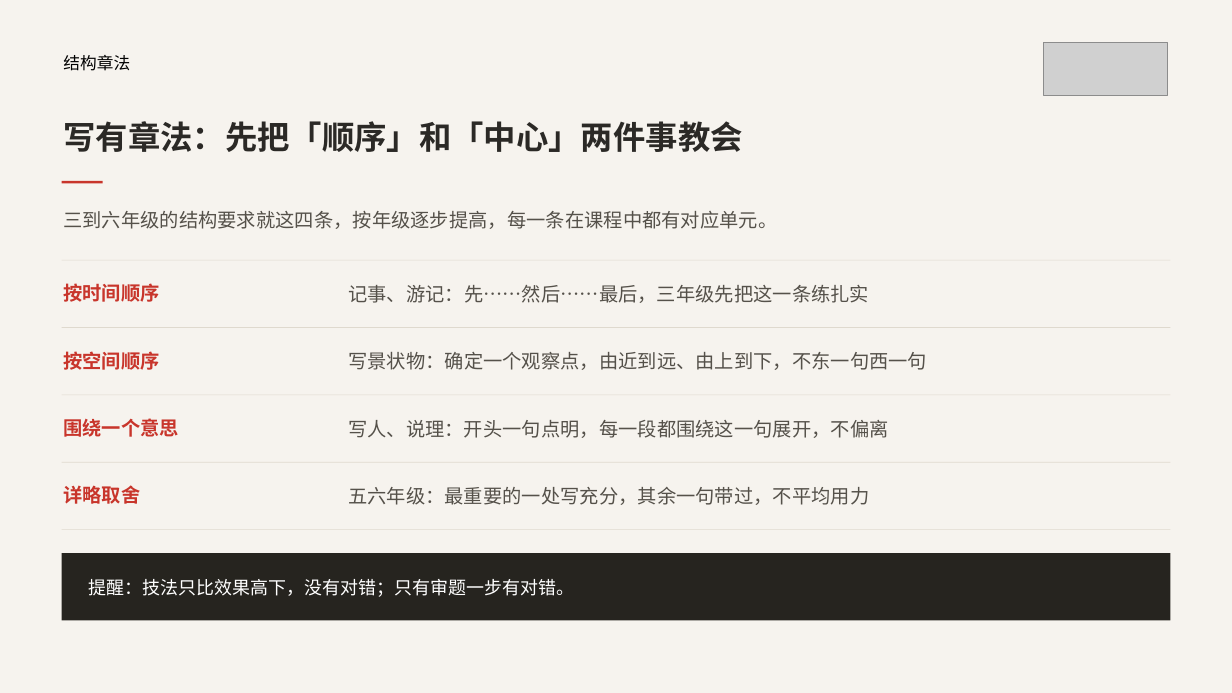
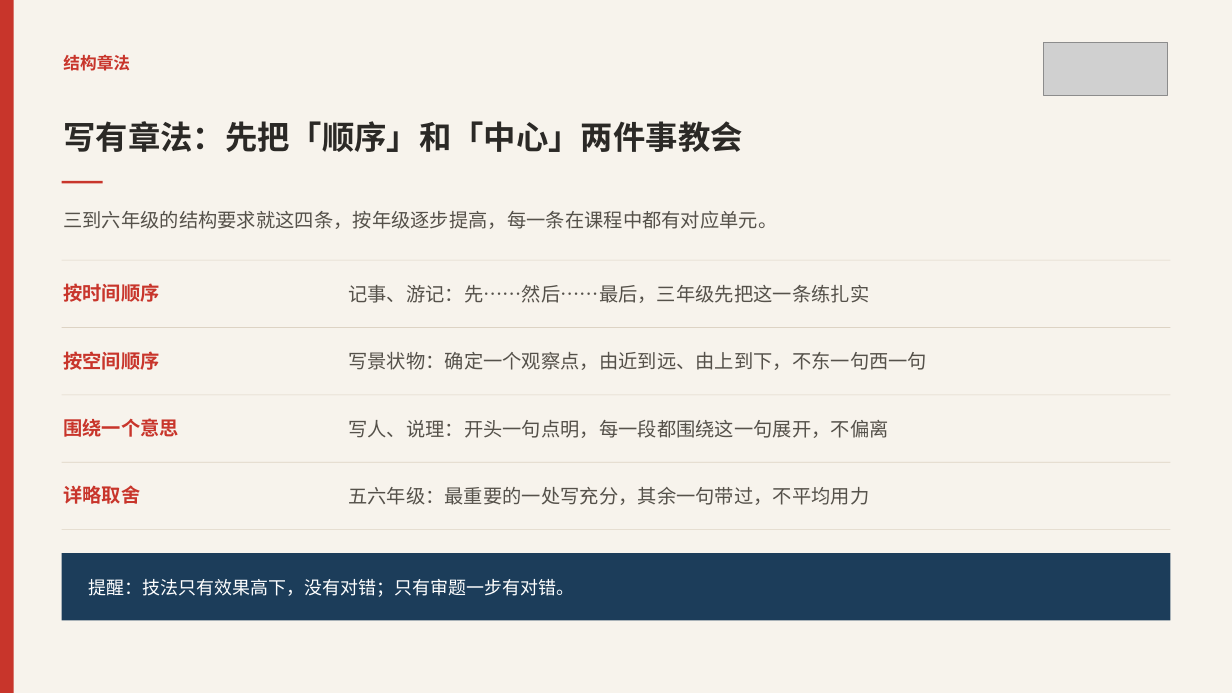
Before and after one commit to wuwenjia6498/laojohn-lesson-plan, a slide deck: slide 14 of 写作课相关宣传文件/国庆后宣讲/2-同步写作课程完整介绍.pptx. Drawn at 1232x693 pixels with LibreOffice and Linux fonts; fonts in the diff are those of the drawing; grey boxes stand for pictures. Boxes give left, top, right and bottom in pixels: in the first picture for what was removed or moved away, otherwise in the second. Text is boxed around its words. In the diff, an @@ line names an element or a change of style, - is before the commit and + after.

```diff
--- a/写作课相关宣传文件/国庆后宣讲/2-同步写作课程完整介绍.pptx
+++ b/写作课相关宣传文件/国庆后宣讲/2-同步写作课程完整介绍.pptx
@@ background #F6F3EE to #F7F3EC @@
@@ rectangle added at [0, 0, 14, 693], fill #C8352B @@
@@ text "结构章法" at [63, 55, 130, 71]: text colour #000000 to #C8352B, bold on @@
@@ rectangle at [62, 553, 1170, 620]: fill #26241F to #1C3D5A @@
@@ text at [89, 579, 574, 597]: text changed @@
-提醒：技法只比效果高下，没有对错；只有审题一步有对错。
+提醒：技法只有效果高下，没有对错；只有审题一步有对错。
```
Also in this commit, not shown: 40 other slides changed, 3 other files.
